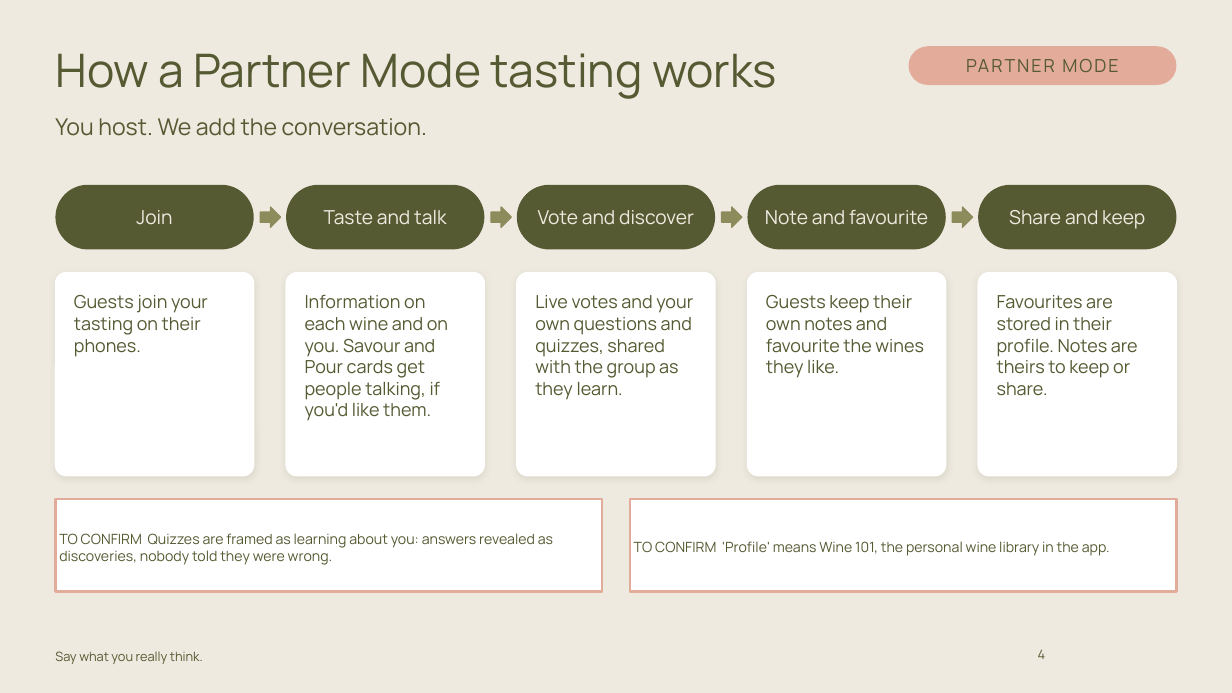
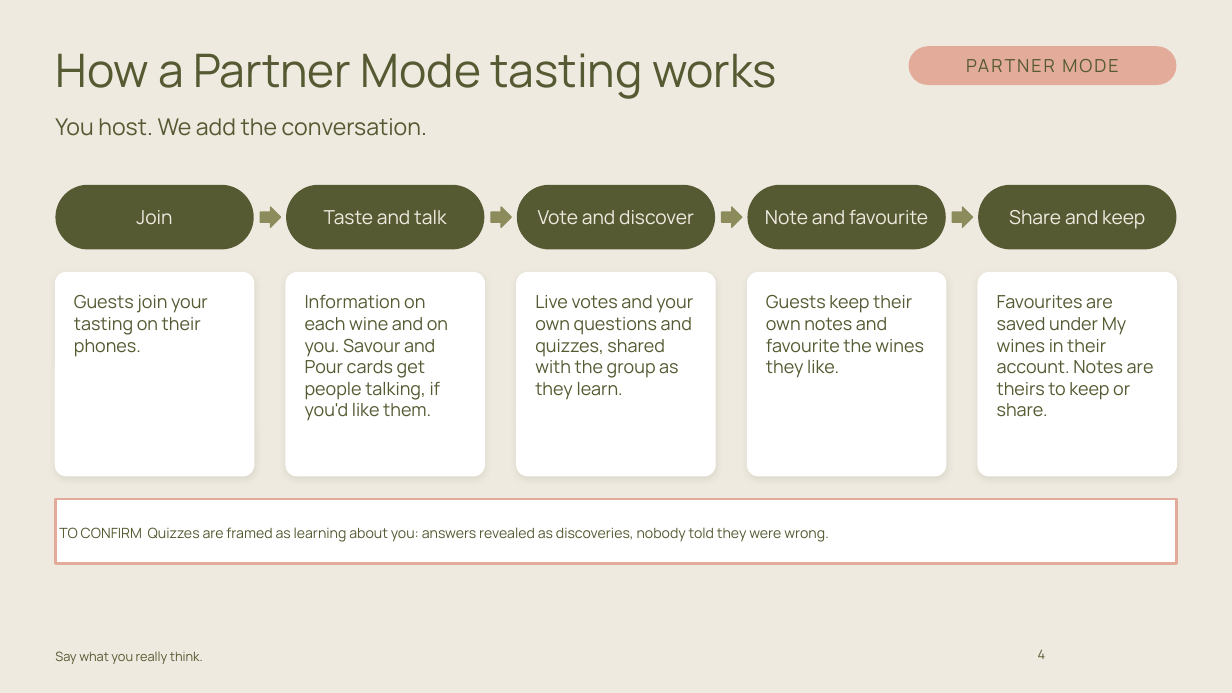
Before and after one commit to carrie147/entre-amis-brand-agent, a slide deck: slide 4 of decks/Entre Amis - Partner Mode pack - DRAFT.pptx. Drawn at 1232x693 pixels with LibreOffice and Linux fonts; fonts in the diff are those of the drawing; background and template pictures are left out. Boxes give left, top, right and bottom in pixels: in the first picture for what was removed or moved away, otherwise in the second. Text is boxed around its words. In the diff, an @@ line names an element or a change of style, - is before the commit and + after.

```diff
--- a/decks/Entre Amis - Partner Mode pack - DRAFT.pptx
+++ b/decks/Entre Amis - Partner Mode pack - DRAFT.pptx
@@ text at <box>997,295,1154,417</box>: text changed @@
-Favourites are stored in their profile. Notes are theirs to keep or share.
+Favourites are saved under My wines in their account. Notes are theirs to keep or share.
@@ rectangle "TO CONFIRM Quizzes are framed ...": place and size @@
-rectangle "TO CONFIRM Quizzes are framed ..." at <box>55,499,603,592</box>
+rectangle "TO CONFIRM Quizzes are framed ..." at <box>55,499,1177,564</box>
@@ rectangle removed at <box>630,499,1177,592</box> @@
-TO CONFIRM 'Profile' means Wine 101, the personal wine library in the app.
```
Also in this commit, not shown: 3 other slides changed, 2 other files.
